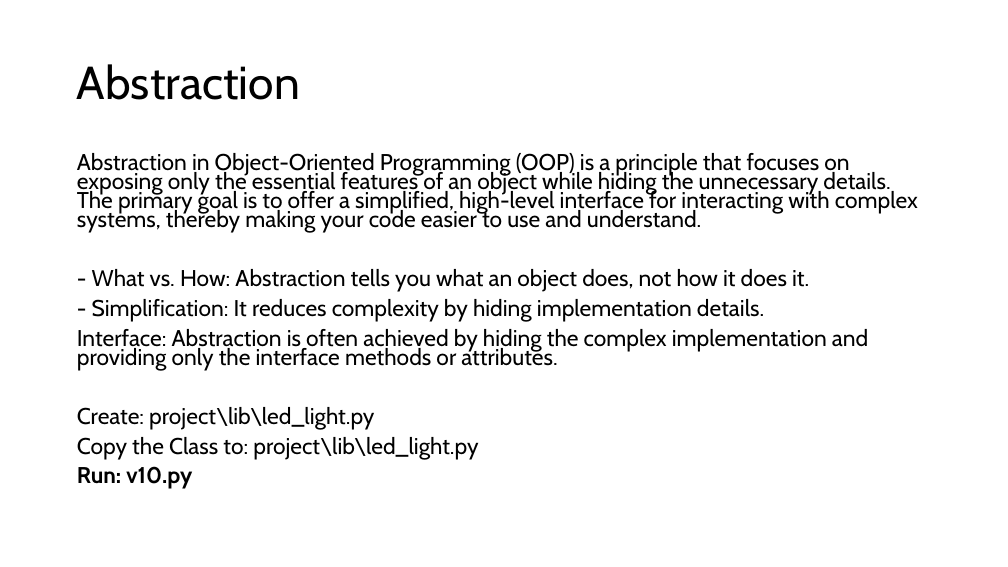
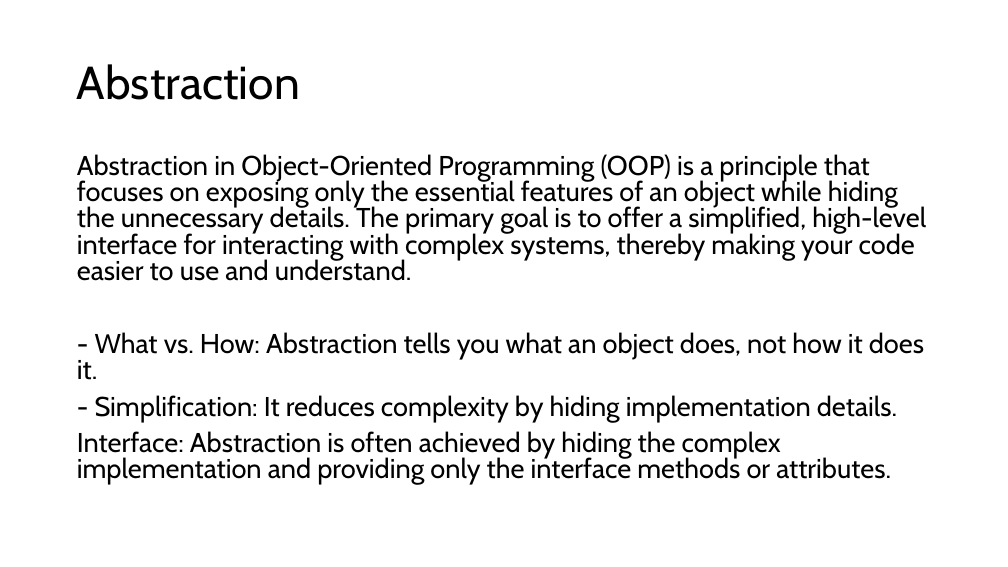
Before and after one commit to TempeHS/MicroPython_OOP_Pi_Pico_Mini_Project_Source, a slide deck: slide 4 of tutorials/presentations/Lecture3.pptx. Drawn at 1008x567 pixels with LibreOffice and Linux fonts; fonts in the diff are those of the drawing. Boxes give left, top, right and bottom in pixels: in the first picture for what was removed or moved away, otherwise in the second. Text is boxed around its words. In the diff, an @@ line names an element or a change of style, - is before the commit and + after.

```diff
--- a/tutorials/presentations/Lecture3.pptx
+++ b/tutorials/presentations/Lecture3.pptx
@@ text "Abstraction in Object-Oriented Programming (OOP) ..." at (77, 154, 926, 485): size 21.7 to 25.9 pt; line spacing 0.7 to 0.8 @@
@@ text at (77, 407, 478, 489): paragraphs removed @@
-Create: project\lib\led_light.py
-Copy the Class to: project\lib\led_light.py
-Run: v10.py
```
Also in this commit, not shown: 2 other slides changed, 5 slides added, 1 slide removed, 14 other files.
